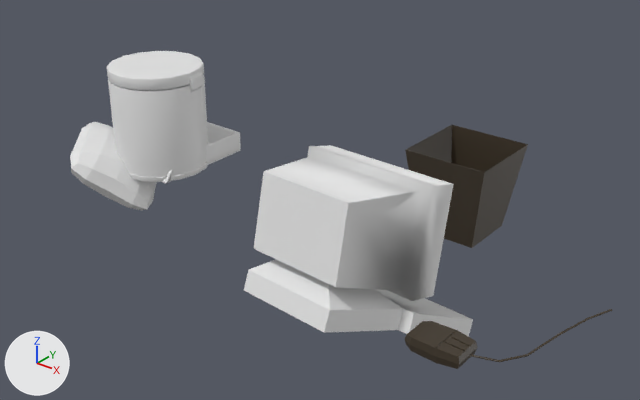
Before and after pictures for a commit that changed the FBX model ECOE sim/Assets/Art/Environment/Props/Props.fbx.
Camera for both pictures: a 50 mm lens placed at (3.21, -2.45, 1.71), pointed at (1.02, 0.29, 0.01). Every picture has the same lights, and +X, +Y and +Z are marked at lower left. The first picture is the older version. Where no turn or scale is listed for an object, it has been applied to the vertices. Vertices at exactly the same position are counted once.

Objects in the first picture: 'Bin', 'BinCircular', 'Computer', 'Folder', 'Mouse', 'Pillow'.
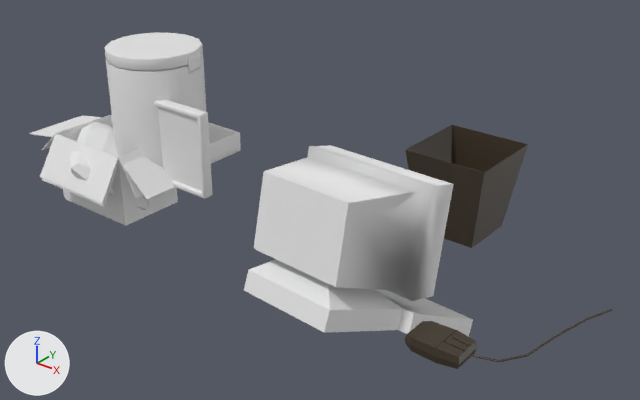
Pixel boxes (x1, y1, x2, y2) of what changed, in the pictures (640 x 400 px; the box of a moved part takes in the faces that stretch with it):
'BinCircular', reshaped: before (107, 51, 208, 182); after (104, 32, 207, 167)
'CardboardBox.001', added: after (40, 115, 178, 224)
'OptometricPanel', added: after (154, 100, 213, 199)
'CardboardBox', added: after (29, 115, 178, 226)
part 1 of me_circle_003, moved or reshaped: before (107, 51, 204, 90); after (104, 32, 203, 71)
part 2 of me_circle_003, moved or reshaped: before (189, 72, 203, 93); after (188, 53, 202, 74)
part 3 of me_circle_003, moved or reshaped: before (108, 74, 208, 177); after (106, 55, 207, 167)
'Pillow', unchanged, covered by the edit: before (70, 122, 157, 211); after (70, 122, 150, 210)

The change in detail:
me_circle_003 is used by ob_bincircular; location (0.0, 0.0, 0.0).
me_circle_003 had 385 vertices, 388 faces and spanned x -0.136..0.386, y -0.07..0.379, z 0.0..0.495.
me_circle_003 now has 385 vertices, 388 faces and spans x -0.136..0.386, y -0.07..0.379, z 0.0..0.585.
me_circle_003 part 1: the loose piece of 129 vertices spanning x -0.066..0.375, y -0.066..0.375, z 0.443..0.495 is moved by (0.0, 0.0, 0.09).
me_circle_003 part 2: the loose piece of 16 vertices spanning x 0.35..0.386, y 0.155..0.241, z 0.403..0.477 is moved by (0.0, 0.0, 0.09).
me_circle_003 part 3: all 96 vertices in x -0.066..0.375, y -0.066..0.375, z 0.432..0.438 are moved by (0.0, 0.0, 0.09).
Mesh me_cube_006 is new.
It has 160 vertices, 150 faces and spans x -0.003..0.596, y -0.003..0.05, z -0.003..0.394.
Mesh me_cardboardbox is new.
It has 32 vertices, 30 faces and spans x -0.448..0.403, y -0.284..0.314, z -0.185..0.142.
Mesh me_cube_003 is new.
It has 32 vertices, 30 faces and spans x -0.358..0.334, y -0.288..0.319, z -0.173..0.159.
Object 'OptometricPanel' (ob_optometricpanel) is new; it shows me_cube_006.
Its location is (0.0, 0.0, 0.0).
Object 'CardboardBox' (ob_cardboardbox) is new; it shows me_cardboardbox.
Its location is (0.0, 0.0, 0.0).
Object 'CardboardBox.001' (ob_cardboardbox_001) is new; it shows me_cube_003.
Its location is (0.0, 0.0, 0.0).
